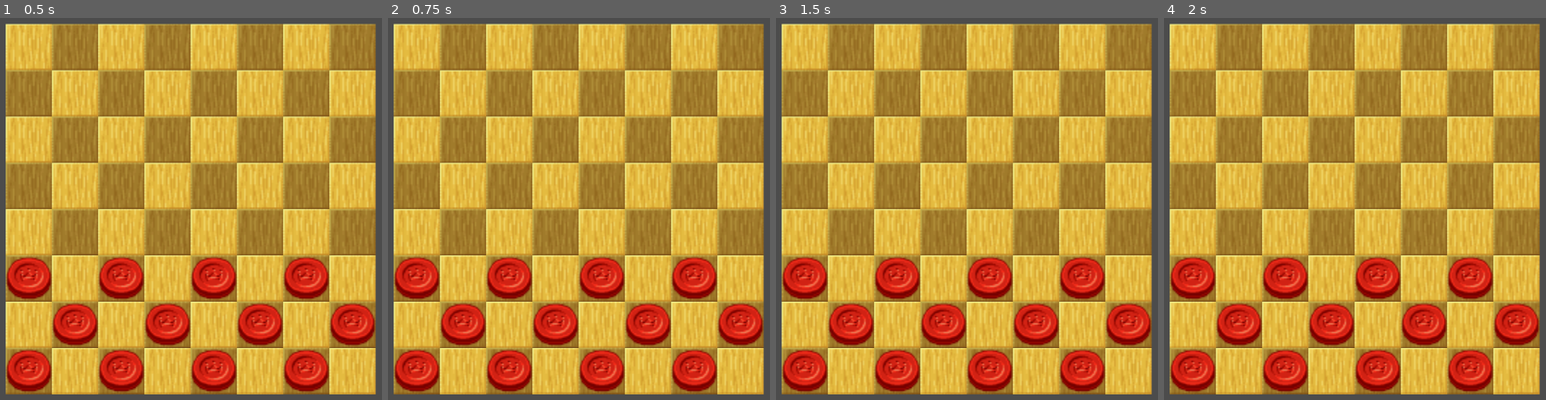
Above: before the commit, frames 1-4 (left to right).
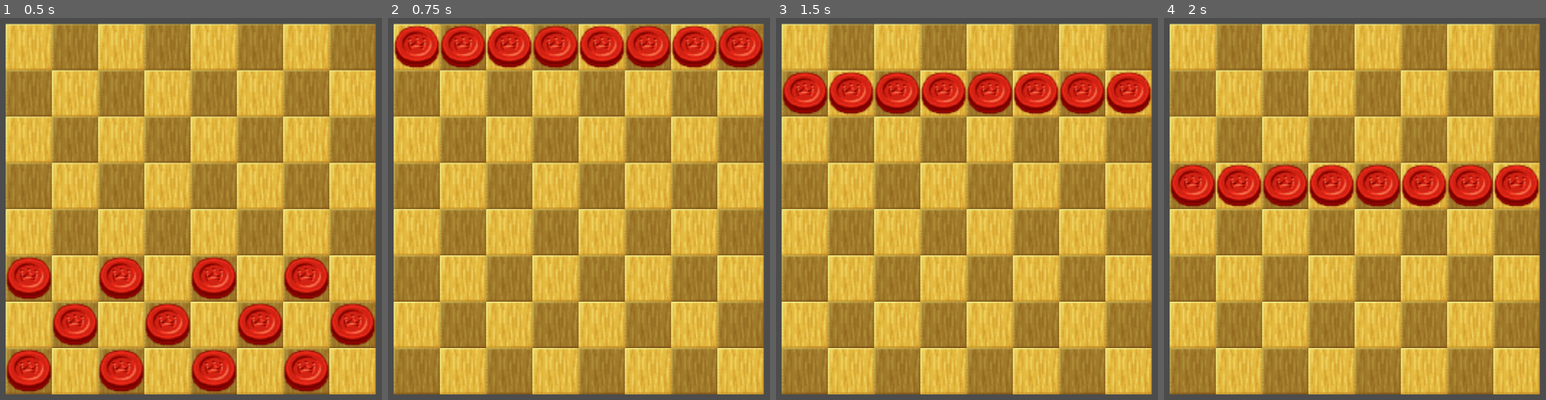
Above: after the commit, the same moments.

Repository: rcoconnor/GodotCheckers
Game: Godot game, scene res://Scenes/GameScene.tscn
Two runs of this game, one before a commit and one after it. Both use one fixed random seed, a clock stepped at 60 frames per second and the inputs below.
Inputs:
- Up to frame 1 (0.5 s): no input
- Up to frame 2 (0.75 s): tap Enter at 0.5 s; hold Space (ui_select) from 0.53 s (still down)
- Up to frame 3 (1.5 s): release Space (ui_select) at 1.28 s; tap Space (ui_select) at 1.35 s
- Up to frame 4 (2 s): tap Space (ui_select) at 1.52, 1.82 s

Frame 1 is identical in both runs. In frame 2, 22% of the frame differs, in the area x 1-99%, y 1-98%; in frame 3, 22%; in frame 4, 22%, in the area x 1-99%, y 38-98%.

Commit message:
refined lookup table and overhauled Bitboard.gd

Diff:
--- /dev/null
+++ b/Scripts/Bitboard.gd
@@ -0,0 +1,163 @@
+extends Object
+
+# Bitboard Class
+#
+# This class is responsible for representing the gamestate as a sequence of
+# bits each representing whether or not there exists a piece on that index of
+# the board.  If the bit is set, there exists a piece
+
+var board_state = String()
+var b_board_state = String()
+
+func _ready():
+	board_state = "0000000000000000";
+
+
+func _process(_delta):
+	pass
+
+
+func right_shift():
+	var new_string = ""
+
+	var last = b_board_state[63]
+	for i in range(64):
+		new_string += last
+		last = b_board_state[i]
+	return new_string
+
+
+func left_shift():
+	var new_string = ""
+	var first = b_board_state[0]
+	for i in range(63):
+		new_string += b_board_state[i+1]
+	new_string += first
+	return new_string
+
+
+
+static func construct_hex_from_binary(bin_board_state):
+	var cur_byte = ""
+	var string_to_return = ""
+	var counter = 0
+	for each_entry in bin_board_state:
+		cur_byte += each_entry
+		counter += 1
+		if (counter >= 4):
+			counter = 0
+			string_to_return += get_hex_from_byte(cur_byte)
+			cur_byte = ""
+	return string_to_return
+
+
+# constructs a binary string representing the board state from the given value
+# of hex_string
+static func construct_binary_from_hex(hex_string):
+	if(hex_string.length() != 16):
+		print("the size of the string is an incorrect value!")
+	var string_to_return = ""
+	for each_character in hex_string:
+		if (each_character == "0"):
+			string_to_return += "0000"
+		if (each_character == "1"):
+			string_to_return += "0001"
+		if (each_character == "2"):
+			string_to_return += "0010"
+		if (each_character == "3"):
+			string_to_return += "0011"
+		if (each_character == "4"):
+			string_to_return += "0100"
+		if (each_character == "5"):
+			string_to_return += "0101"
+		if (each_character == "6"):
+			string_to_return += "0110"
+		if (each_character == "7"):
+			string_to_return += "0111"
+		if (each_character == "8"):
+			string_to_return += "1000"
+		if (each_character == "9"):
+			string_to_return += "1001"
+		if (each_character == "A" || each_character == "a"):
+			string_to_return += "1010"
+		if (each_character == "B" || each_character == "b"):
+			string_to_return += "1011"
+		if (each_character == "C" || each_character == "c"):
+			string_to_return += "1100"
+		if (each_character == "D" || each_character == "d"):
+			string_to_return += "1101"
+		if (each_character == "E" || each_character == "e"):
+			string_to_return += "1110"
+		if (each_character == "F" || each_character == "f"):
+			string_to_return += "1111"
+	return string_to_return
+
+
+
+
+
+# returns a character corresponding to the hexadecimal representation of the
+# binarys string the_byte
+static func get_hex_from_byte(the_byte):
+	var string_to_return = ""
+	if (the_byte == "0000"):
+		string_to_return = "0"
+	if (the_byte == "0001"):
+		string_to_return = "1"
+	if (the_byte == "0010"):
+		string_to_return = "2"
+	if (the_byte == "0011"):
+		string_to_return = "3"
+	if (the_byte == "0100"):
+		string_to_return = "4"
+	if (the_byte == "0101"):
+		string_to_return = "5"
+	if (the_byte == "0110"):
+		string_to_return = "6"
+	if (the_byte == "0111"):
+		string_to_return = "7"
+	if (the_byte == "1000"):
+		string_to_return = "8"
+	if (the_byte == "1001"):
+		string_to_return = "9"
+	if (the_byte == "1010"):
+		string_to_return = "A"
+	if (the_byte == "1011"):
+		string_to_return = "B"
+	if (the_byte == "1100"):
+		string_to_return = "C"
+	if (the_byte == "1101"):
+		string_to_return = "D"
+	if (the_byte == "1110"):
+		string_to_return = "E"
+	if (the_byte == "1111"):
+		string_to_return = "F"
+	return string_to_return
+
+
+# returns a hex string representing the current state of the bitbaord
+func get_hex_representation():
+	return board_state
+
+
+# returns a binary represenation of the current game state
+func get_binary_representation():
+	return b_board_state
+
+
+# sets the board to the state given by the value of hex_string, where a set bit
+# means a piece exists on that square and a cleared bit means a piece does not
+# exist on that square
+func set_board_to_hex(hex_string):
+	var bin_string = construct_binary_from_hex(hex_string)
+	board_state = hex_string
+	b_board_state = bin_string
+
+
+func set_board_to_binary(bin_string):
+	b_board_state = bin_string
+	board_state = construct_hex_from_binary(bin_string)
+
+
+func get_lsb():
+	return b_board_state[63]
--- a/Scripts/GameManager.gd
+++ b/Scripts/GameManager.gd
@@ -1,33 +1,103 @@
 extends Node2D
 
-
-
-
-
-
-
+# GameManager Class
+#
+# This class is responsible for managing the gameplay of the checkers game
+# Hexadecimal numbers can be printed like so: print("val: %016X" % value)
 
 var lookup = preload("LookupTables.gd")
-var dark_pieces = 0x000000000055AA55
-#var light_pieces = 0xAA55AA0000000000
+var bitboard = preload("Bitboard.gd")
+
+var dark_pieces
+var light_pieces
+
+var pieces_array = Array()
+
+var CUR_INDEX = 0
+
+#var dark_pieces = 0x000000000055AA55
 
 export(PackedScene) var piece
 
 
 func _ready():
+	dark_pieces = bitboard.new()
+	dark_pieces.set_board_to_hex(lookup.get_dark_starting_hex_value())
+	print("val: ", dark_pieces.get_binary_representation())
+	print("hex: ", dark_pieces.get_hex_representation())
 	place_pieces()
+
+
+	#lookup.clear_rank_test()
+	#lookup.mask_rank_test()
+	#lookup.test_binary()
 
 
 func _process(_delta):
 	pass
 
+func _input(event):
+	if event.is_action_pressed("ui_select"):
+		refresh_board()
+		CUR_INDEX += 1
+		place_pieces_from_board(lookup.mask_rank(CUR_INDEX-1))
+
+
+func refresh_board():
+	for each_piece in pieces_array:
+		each_piece.queue_free()
+	pieces_array = Array()
+
+
+
+func place_pieces_from_board(hex_string):
+	print("str: ", hex_string)
+	var children = $Board.get_children()
+	var bin_string = bitboard.construct_binary_from_hex(hex_string)
+	print("bin: ", bin_string)
+	print("-------------------------")
+	for i in range(64):
+		if (bin_string[63-i] == "1"):
+			var piece_instance = piece.instance()
+			children[i].add_child(piece_instance)
+			piece_instance.position = Vector2.ZERO
+			pieces_array.append(piece_instance)
+
+
 # Places all the pieces at the start of the game
 func place_pieces():
-	var pieces_to_place = dark_pieces
-	for each_child in $Board.get_children():
-		var lsb = pieces_to_place & 1
-		if lsb == 1:
+	var children = $Board.get_children()
+	for i in range(64):
+		if (dark_pieces.get_lsb() == "1"):
 			var piece_instance = piece.instance()
-			each_child.add_child(piece_instance)
+			children[i].add_child(piece_instance)
 			piece_instance.position = Vector2.ZERO
-		pieces_to_place = pieces_to_place >> 1
+			pieces_array.append(piece_instance)
+		dark_pieces.set_board_to_binary(dark_pieces.right_shift())
+
+
+#	for each_child in $Board.get_children():
+#		var lsb = pieces_to_place & 1
+#		if lsb == 1:
+#			var piece_instance = piece.instance()
+#			each_child.add_child(piece_instance)
+#			piece_instance.position = Vector2.ZERO
+#		pieces_to_place = pieces_to_place >> 1
+
+func test_hex_from_byte():
+	print("val: ", bitboard.get_hex_from_byte("0000"))
+	print("val: ", bitboard.get_hex_from_byte("0001"))
+	print("val: ", bitboard.get_hex_from_byte("0010"))
+	print("val: ", bitboard.get_hex_from_byte("0011"))
+	print("val: ", bitboard.get_hex_from_byte("0100"))
+	print("val: ", bitboard.get_hex_from_byte("0101"))
+	print("val: ", bitboard.get_hex_from_byte("0110"))
+	print("val: ", bitboard.get_hex_from_byte("0111"))
+	print("val: ", bitboard.get_hex_from_byte("1000"))
+	print("val: ", bitboard.get_hex_from_byte("1001"))
+	print("val: ", bitboard.get_hex_from_byte("1010"))
+	print("val: ", bitboard.get_hex_from_byte("1011"))
+	print("val: ", bitboard.get_hex_from_byte("1100"))
+	print("val: ", bitboard.get_hex_from_byte("1101"))
+	print("val: ", bitboard.get_hex_from_byte("1110"))
+	print("val: ", bitboard.get_hex_from_byte("1111"))
--- a/Scripts/LookupTables.gd
+++ b/Scripts/LookupTables.gd
@@ -1,12 +1,14 @@
-extends Node2D
+extends Object
+
 
 func _ready():
 	pass
 
+# func _process(_delta):
+#	pass
 
 
-# func _process(_delta):
-#	pass
+
 
 
 # Transfors a string representing board position into a number representing
@@ -40,6 +42,110 @@
 	var num_to_return = 1
 	if typeof(position) == TYPE_STRING:
 		idx = position_string_to_index(position)
-	else: idx = position
-	num_to_return = num_to_return >> idx
+	else:
+		idx = position
+	num_to_return = num_to_return << idx
 	return num_to_return
+
+
+static func piece_table_test():
+	for i in range(64):
+		var value = piece_table(i)
+		print("%d: val: %016X" % [i, value])
+
+
+
+# returns a bitboard that when anded with another bitboard masks
+static func mask_rank(rank):
+	var hex_num_to_return = "00000000000000"
+	var string_to_return = hex_num_to_return.insert(rank * 2, "FF")
+	return string_to_return
+
+
+# returns a hex string that represents a bitboard.  When the string is anded
+# with another board it clears the board except for that rank
+static func clear_rank(rank):
+	var start_string = "FFFFFFFFFFFFFF"
+	var string_to_return = start_string.insert(rank * 2, "00")
+	return string_to_return
+
+
+# Returns a bitboard that when anded with another bitboard clears the specified
+# file
+static func clear_file(file):
+	var string_to_return = ""
+	if (file == 0): string_to_return = "FEFEFEFEFEFEFEFE"
+	if (file == 1): string_to_return = "FDFDFDFDFDFDFDFD"
+	if (file == 2): string_to_return = "FBFBFBFBFBFBFBFB"
+	if (file == 3): string_to_return = "F7F7F7F7F7F7F7F7"
+	if (file == 4): string_to_return = "EFEFEFEFEFEFEFEF"
+	if (file == 5): string_to_return = "DFDFDFDFDFDFDFDF"
+	if (file == 6): string_to_return = "BFBFBFBFBFBFBFBF"
+	if (file == 7): string_to_return = "7F7F7F7F7F7F7F7F"
+	return string_to_return
+
+static func mask_file(file):
+	var string_to_return = ""
+	if (file == 0): string_to_return = "0101010101010101"
+	if (file == 1): string_to_return = "0202020202020202"
+	if (file == 2): string_to_return = "0404040404040404"
+	if (file == 3): string_to_return = "0808080808080808"
+	if (file == 4): string_to_return = "1010101010101010"
+	if (file == 5): string_to_return = "2020202020202020"
+	if (file == 6): string_to_return = "4040404040404040"
+	if (file == 7): string_to_return = "8080808080808080"
+
+	return string_to_return
+
+
+
+# Tests each rank in order to make sure everything is correct
+static func clear_rank_test():
+	for i in range(8):
+		print(str(i) + ": ", clear_rank(i))
+#		print("val: %016X" % val)
+#		print("bin: ", convert_to_binary_string(val))
+
+
+
+
+# prints the value of mask_rank in order for each rank
+static func mask_rank_test():
+	for i in range(8):
+		var num = mask_rank(i)
+		print(str(i) + ": ", num)
+
+
+
+
+
+# Converts an integer into a 64-bit binary number
+static func convert_to_binary_string(num):
+	var bin_string = ""
+	#print("num: %016X" % num)
+	var count = 63
+	while count >= 0:
+		var temp = num >> count
+		if (temp & 1): bin_string += "1"
+		else: bin_string += "0"
+		count -= 1
+	return bin_string
+
+
+# Function to test the funcitonaliity of the convert_to_binary_string(function)
+static func test_binary():
+	var num = 0x00000000000000FF
+	for _i in range(8):
+		print("hex num: %016X" % num)
+		print("num: " + convert_to_binary_string(num))
+		num = num << 8
+
+
+
+static func get_dark_starting_hex_value():
+	return "000000000055AA55"
+	#	return 	"0000000000AA55AA"
+
+
+static func get_light_starting_hex_values():
+	return "AA55AA0000000000"
Not shown, added: '
